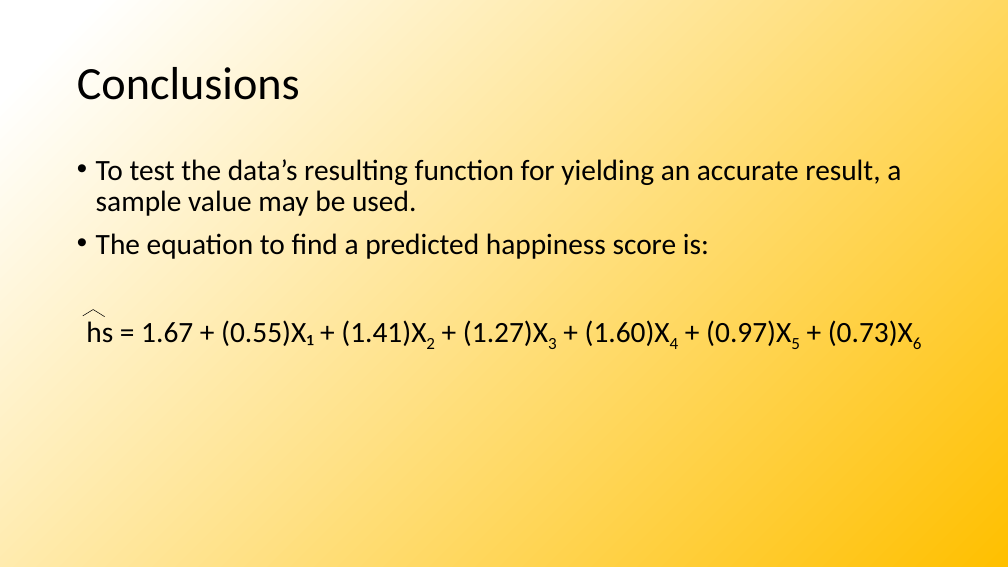
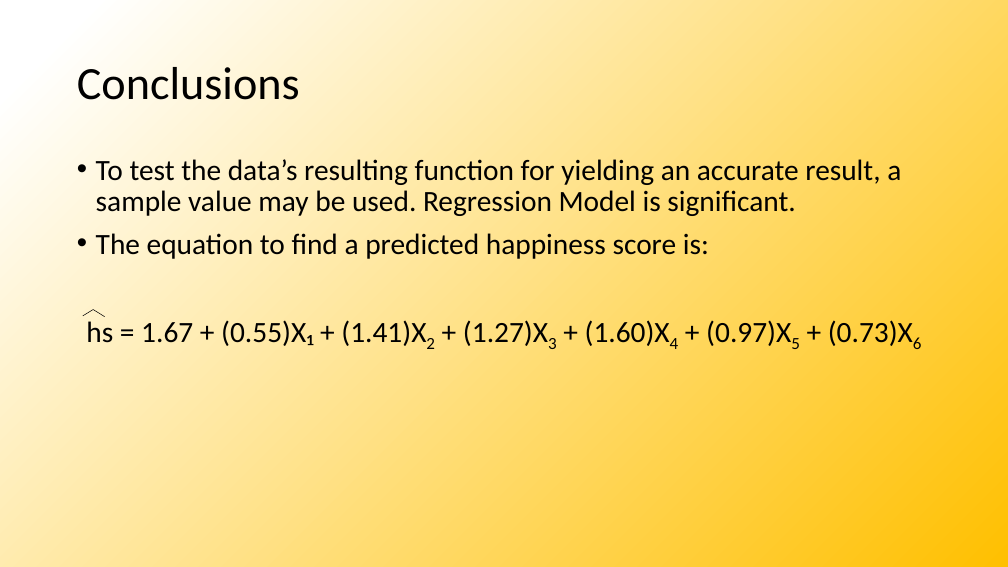
Before and after one commit to J-Schea29/STAT-Project-2-World-Happiness-Scores, a slide deck: slide 6 of Sam/World Happiness Scores.pptx. Drawn at 1008x567 pixels with LibreOffice and Linux fonts; fonts in the diff are those of the drawing. Boxes give left, top, right and bottom in pixels: in the first picture for what was removed or moved away, otherwise in the second. Text is boxed around its words. In the diff, an @@ line names an element or a change of style, - is before the commit and + after.

```diff
--- a/Sam/World Happiness Scores.pptx
+++ b/Sam/World Happiness Scores.pptx
@@ text at bbox=[96, 159, 901, 216]: text changed @@
-• To test the data’s resulting function for yielding an accurate result, a sample value may be used.
+• To test the data’s resulting function for yielding an accurate result, a sample value may be used. Regression Model is significant.
```
Also in this commit, not shown: 1 slide added.
